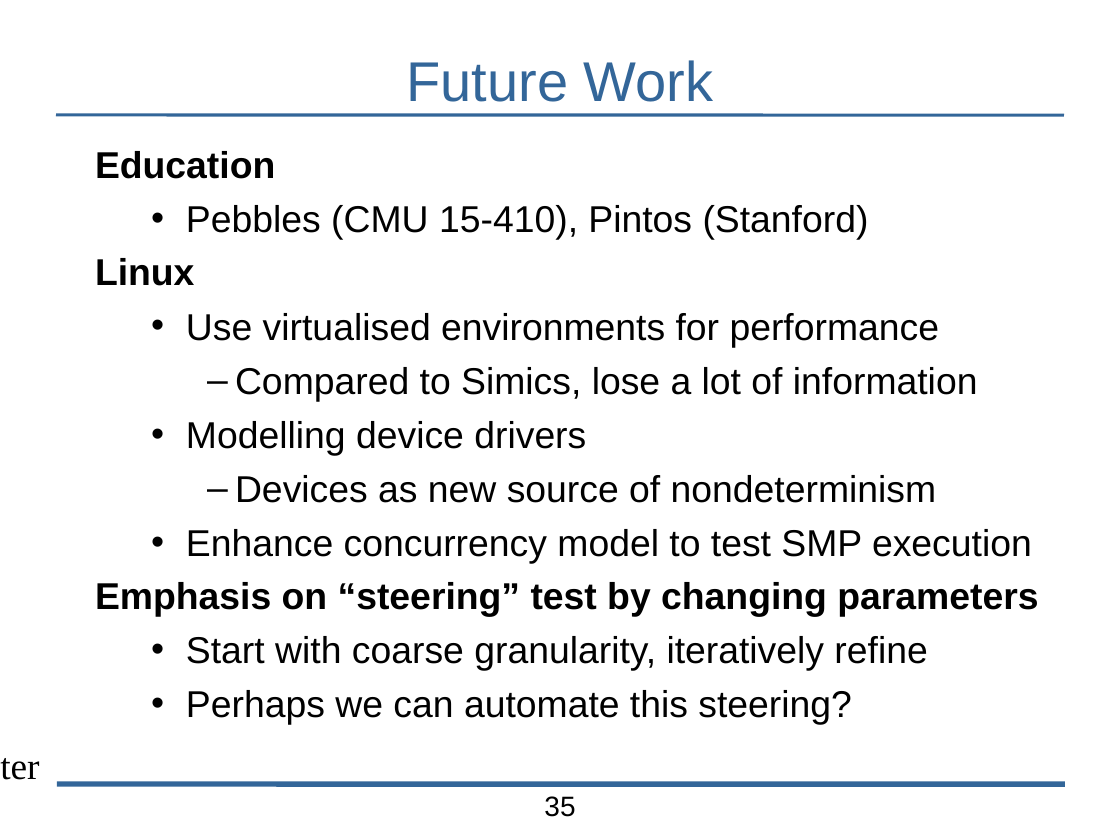
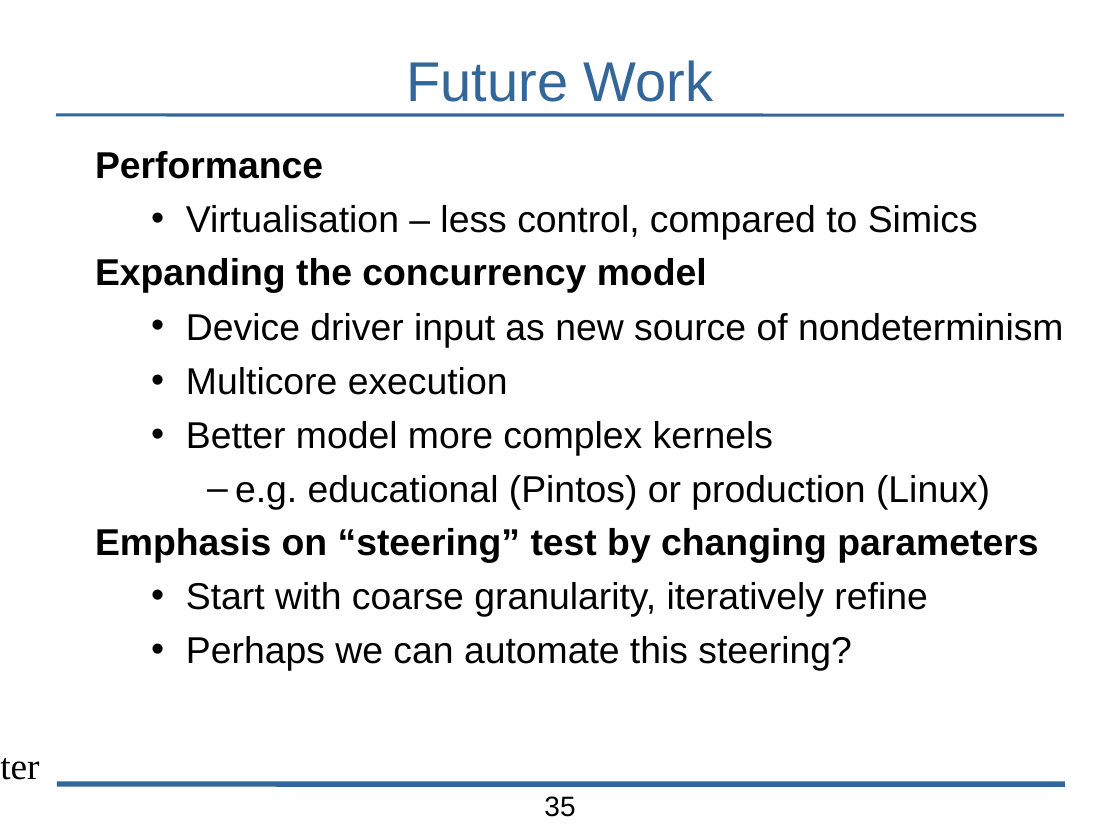
Before and after one commit to bblum/talks, a slide deck: slide 35 of pdl-retreat/pdl-talk.odp. Drawn at 1120x840 pixels with LibreOffice and Linux fonts; fonts in the diff are those of the drawing; background and template pictures are left out. Boxes give left, top, right and bottom in pixels: in the first picture for what was removed or moved away, otherwise in the second. Text is boxed around its words. In the diff, an @@ line names an element or a change of style, - is before the commit and + after.

Commit message:
revise pdl talk more

```diff
--- a/pdl-retreat/pdl-talk.odp
+++ b/pdl-retreat/pdl-talk.odp
@@ text at box(95, 151, 1064, 510): text changed @@
-Education
-  • Pebbles (CMU 15-410), Pintos (Stanford)
-Linux
-  • Use virtualised environments for performance
-    – Compared to Simics, lose a lot of information
-  • Modelling device drivers
-    – Devices as new source of nondeterminism
-  • Enhance concurrency model to test SMP execution
+Performance
+  • Virtualisation – less control, compared to Simics
+Expanding the concurrency model
+  • Device driver input as new source of nondeterminism
+  • Multicore execution
+  • Better model more complex kernels
+    – e.g. educational (Pintos) or production (Linux)
```
Also in this commit, not shown: 3 other slides changed, 3 other files.
